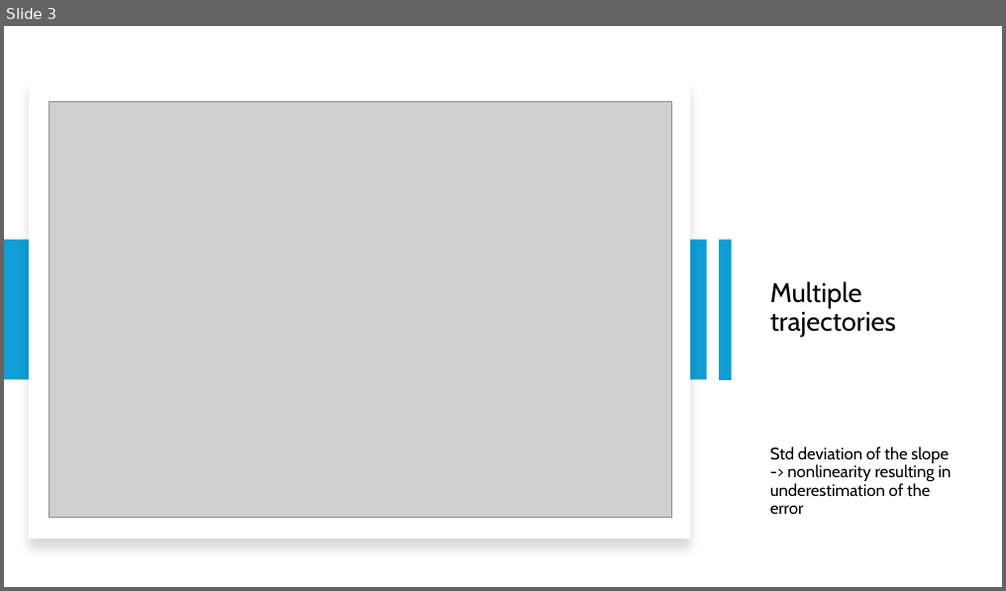
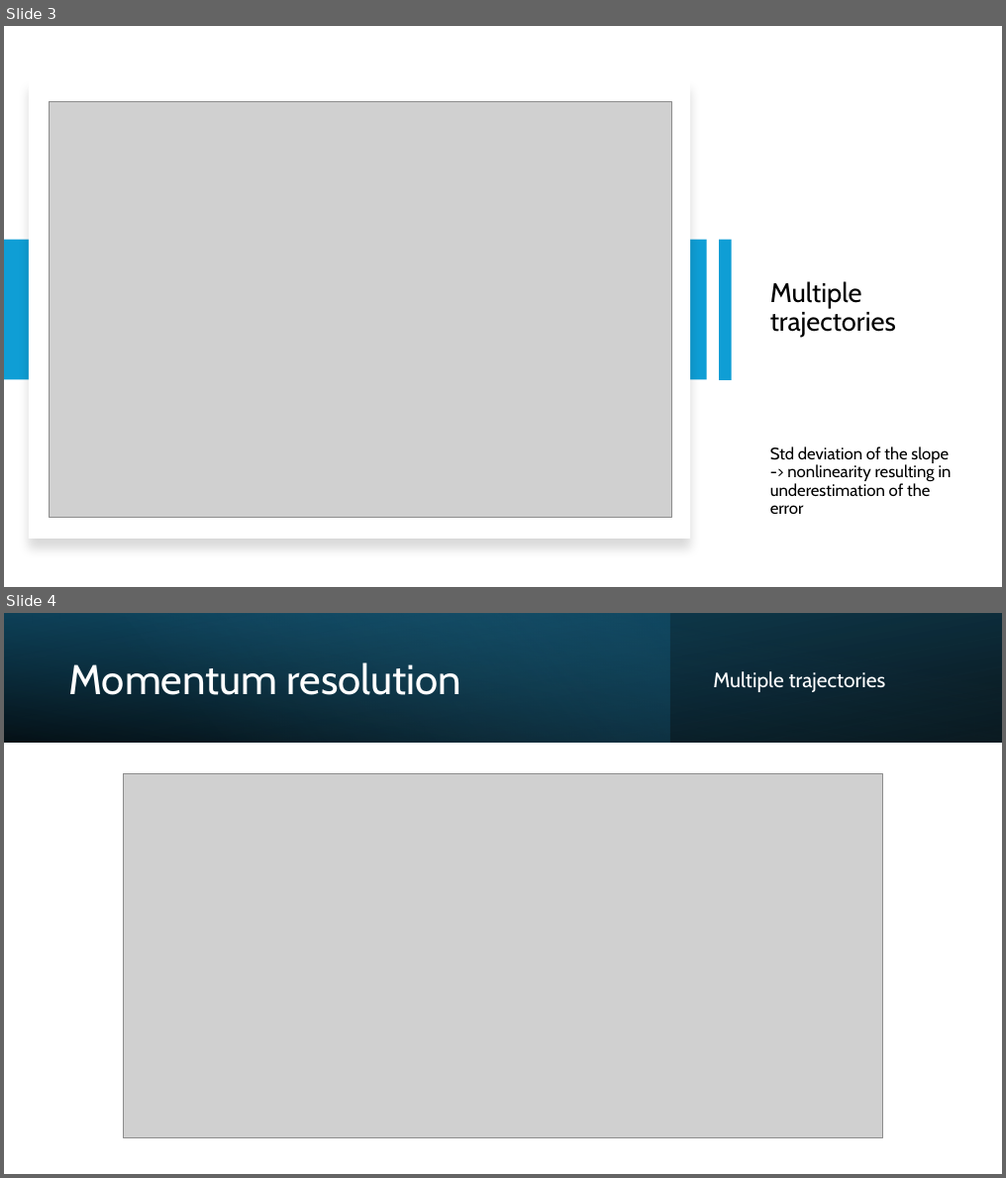
Before and after one commit to manueltuor/DAII, a slide deck: Tracking Detector.pptx. Shown one above the other, each under a label of ours: slide 3 before the commit, slides 3 and 4 after it. The pictures are 1006x591 and 1006x1178 pixels, drawn with LibreOffice and Linux fonts; fonts in the diff are those of the drawing; grey boxes stand for pictures. Boxes give left, top, right and bottom in pixels: in the first picture for what was removed or moved away, otherwise in the second. Text is boxed around its words. In the diff, an @@ line names an element or a change of style, - is before the commit and + after.

Commit message:
Final Power point presentation

```diff
--- a/Tracking Detector.pptx
+++ b/Tracking Detector.pptx
@@ slide 4 added at <box>4,613,1002,1174</box>, background #FFFFFF @@
@@ rectangle added at <box>4,613,1002,742</box>, fill gradient #000000 to #104862 @@
@@ rectangle added at <box>4,613,669,742</box>, fill gradient #156082 to #46B1E1 @@
@@ rectangle added at <box>4,613,1002,742</box>, fill gradient #000000 to #156082 @@
@@ title added at <box>68,663,461,695</box>, 40 pt, text #FFFFFF @@
+Momentum resolution
@@ text added at <box>713,671,886,692</box>, 20 pt, text #FFFFFF @@
+Multiple trajectories
@@ picture added at <box>123,774,882,1139</box> @@
```
